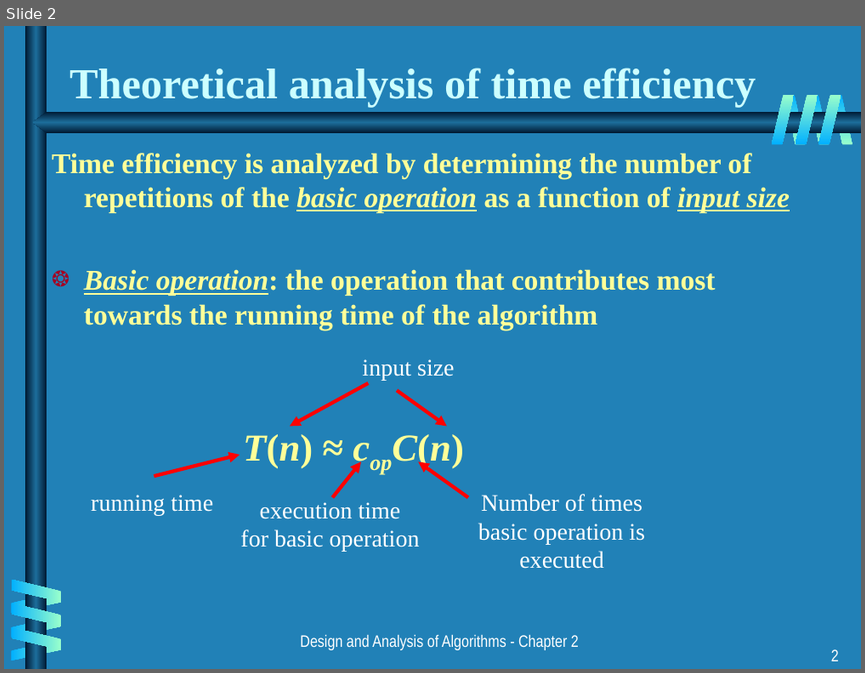
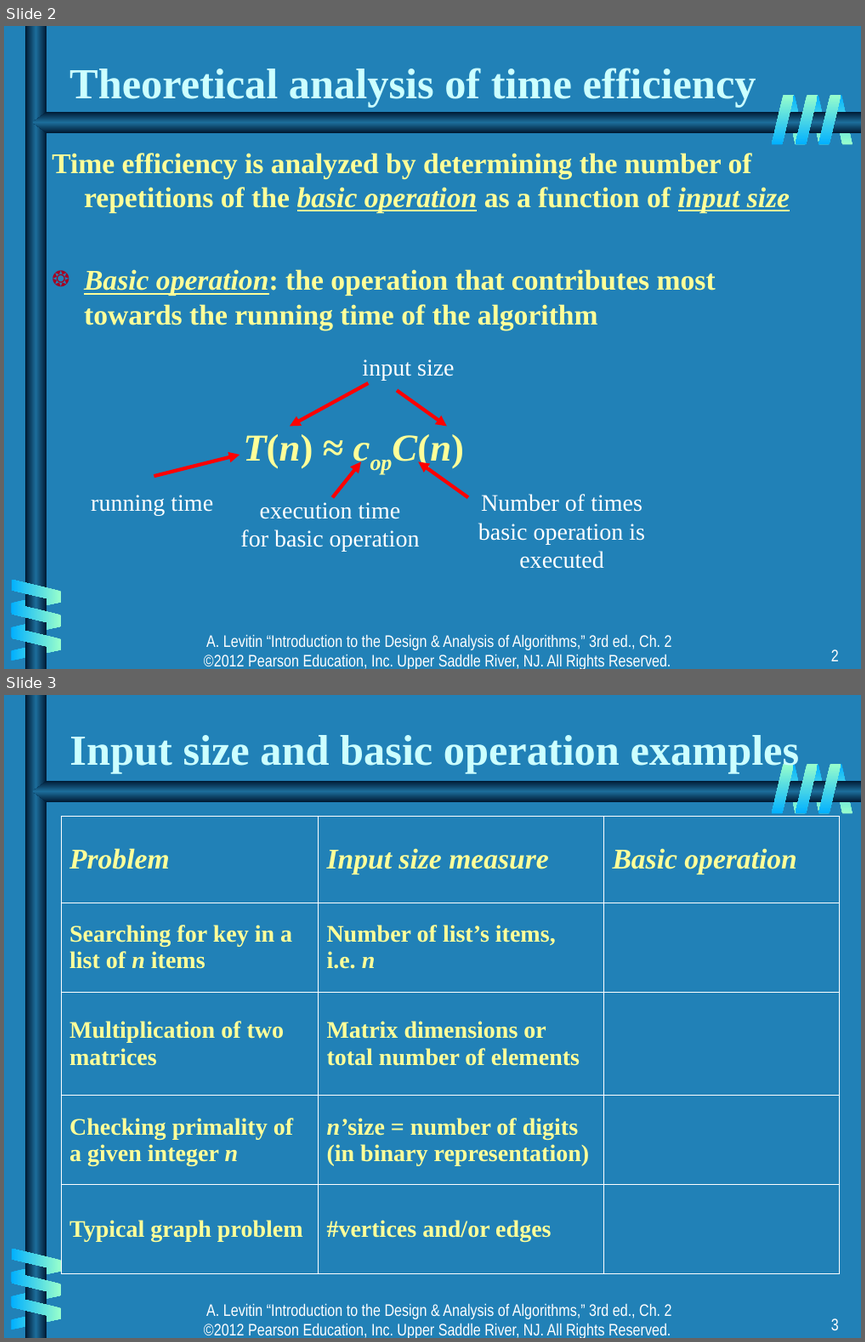
Before and after one commit to CMPT306/CMPT306.github.io, a slide deck: handouts/algorithms/ch02.ppt. Shown one above the other, each under a label of ours: slide 2 before the commit, slides 2 and 3 after it. The pictures are 865x673 and 865x1342 pixels, drawn with LibreOffice and Linux fonts; fonts in the diff are those of the drawing. Boxes give left, top, right and bottom in pixels: in the first picture for what was removed or moved away, otherwise in the second. Text is boxed around its words. In the diff, an @@ line names an element or a change of style, - is before the commit and + after.

Commit message:
algorithm analysis

```diff
--- a/handouts/algorithms/ch02.ppt
+++ b/handouts/algorithms/ch02.ppt
@@ slide 3 added at [4, 695, 861, 1338], background #2181B7; not listed: 14 template elements that a slide beside it also shows @@
@@ title added at [69, 735, 800, 773], 36 pt, text #CCFFFF, bold @@
+Input size and basic operation examples
@@ table added at [62, 817, 840, 1273], 5 rows, 3 columns @@
+Problem | Input size measure | Basic operation
+Searching for key in a list of n items | Number of list’s items, i.e. n | 
+Multiplication of two matrices | Matrix dimensions or total number of elements | 
+Checking primality of a given integer n | n’size = number of digits (in binary representation) | 
+Typical graph problem | #vertices and/or edges | 
@@ text added at [204, 1303, 672, 1338], 14 pt, text #FFFFFF @@
+A. Levitin “Introduction to the Design & Analysis of Algorithms,” 3rd ed., Ch. 2 ©2012 Pearson Education, Inc. Upper Saddle River, NJ. All Rights Reserved.
@@ page number added at [831, 1318, 839, 1330], 14 pt, text #FFFFFF @@
+3
@@ slide 2 changed as well @@
@@ text at [204, 634, 670, 669]: text changed @@
-Design and Analysis of Algorithms - Chapter 2
+A. Levitin “Introduction to the Design & Analysis of Algorithms,” 3rd ed., Ch. 2 ©2012 Pearson Education, Inc. Upper Saddle River, NJ. All Rights Reserved.
@@ page number: place and size @@
-page number at [831, 649, 839, 661]
+page number at [664, 635, 672, 646]
```
Also in this commit, not shown: 33 other slides changed, 3 slides removed, 1 other file.
